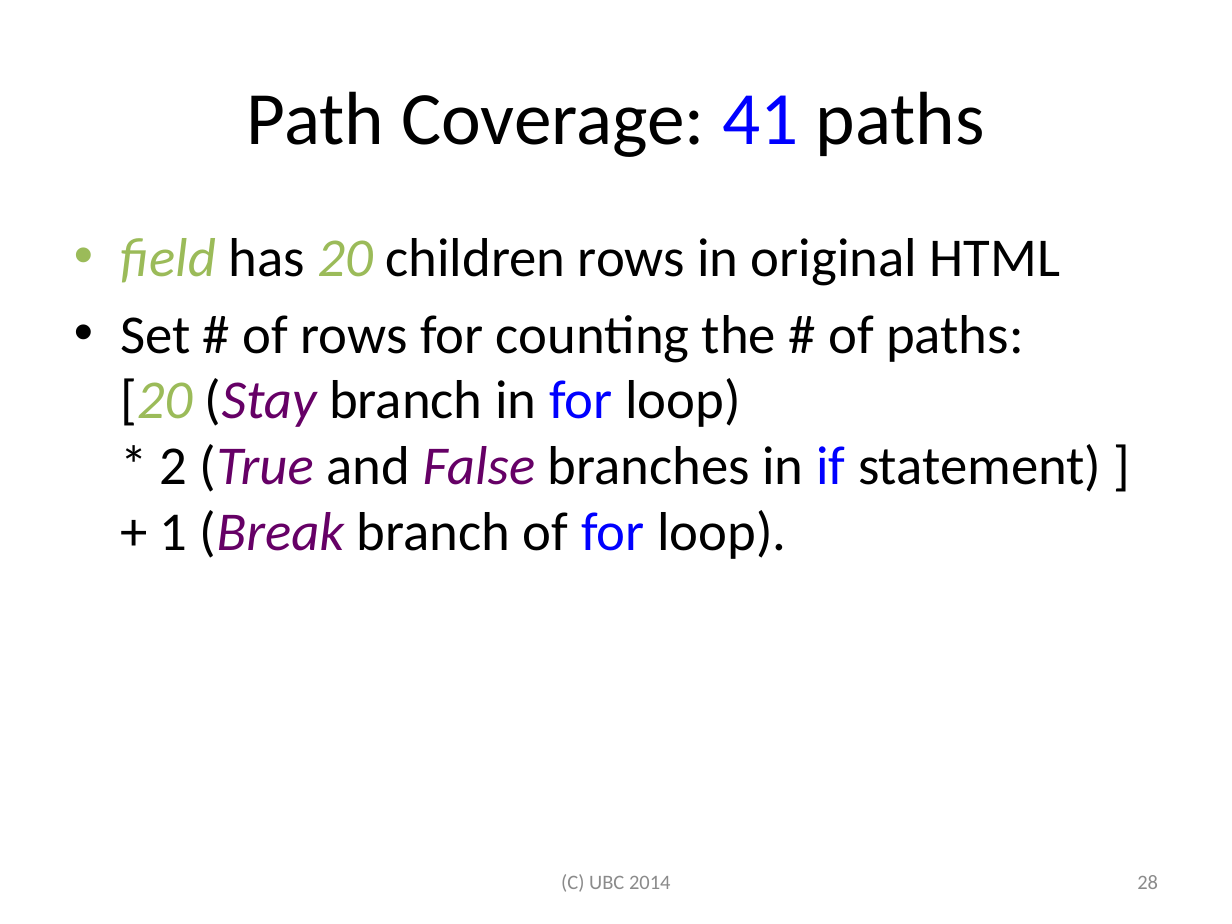
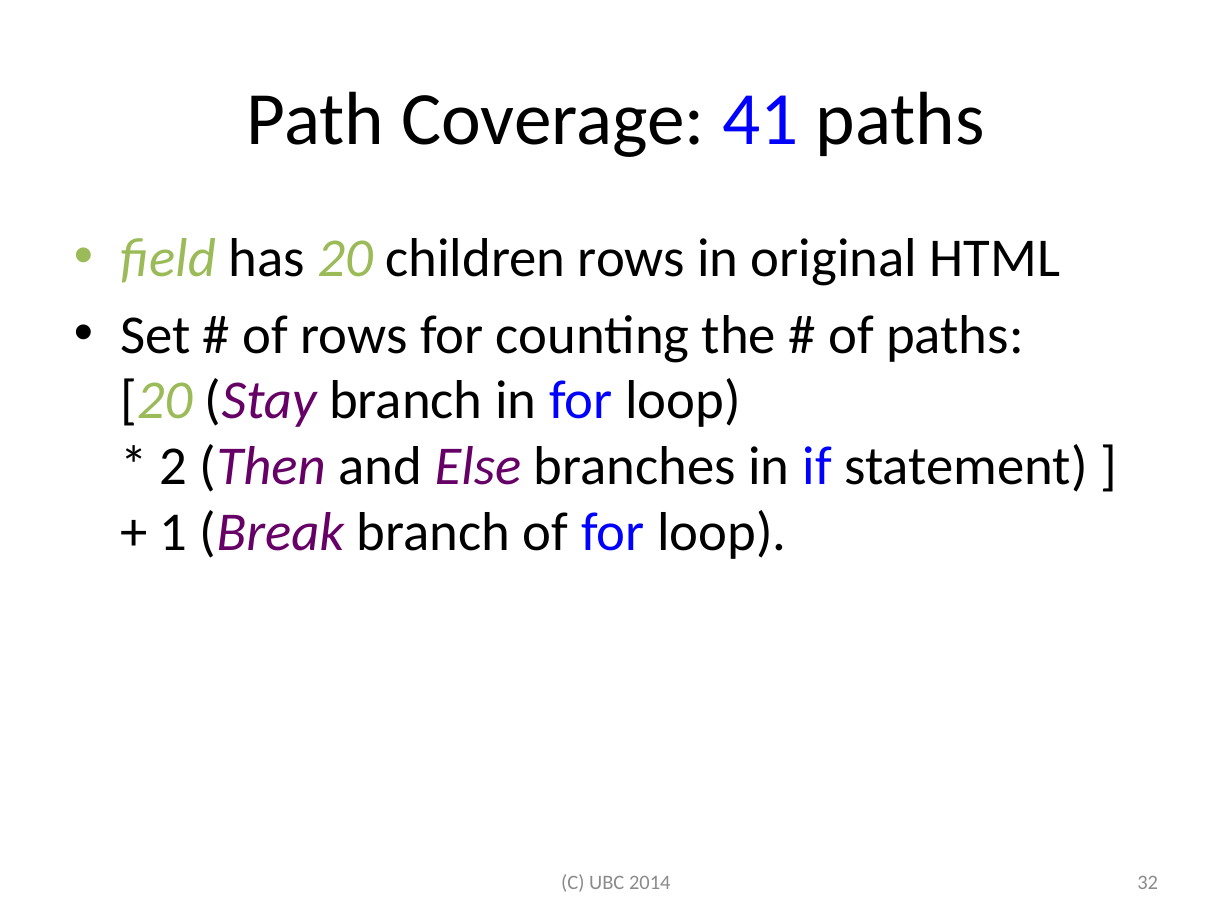
Before and after one commit to jamestklo/ConcolicJS, a slide deck: slide 33 of docs/csRPE-tkloReport.pptx (slide 29 before the commit). Drawn at 1232x924 pixels with LibreOffice and Linux fonts; fonts in the diff are those of the drawing. Boxes give left, top, right and bottom in pixels: in the first picture for what was removed or moved away, otherwise in the second. Text is boxed around its words. In the diff, an @@ line names an element or a change of style, - is before the commit and + after.

```diff
--- a/docs/csRPE-tkloReport.pptx
+++ b/docs/csRPE-tkloReport.pptx
@@ text at (120, 315, 1087, 559): text changed @@
-• Set # of rows for counting the # of paths:
-  [20 (Stay branch in for loop)
-  * 2 (True and False branches in if statement) ]
-  + 1 (Break branch of for loop).
+• Set # of rows for counting the # of paths:
+  [20 (Stay branch in for loop)
+  * 2 (Then and Else branches in if statement) ]
+  + 1 (Break branch of for loop).
@@ page number at (1137, 876, 1158, 889): text changed @@
-28
+32
```
Also in this commit, not shown: 30 other slides changed, 4 slides added, 1 slide removed, 7 other files.
